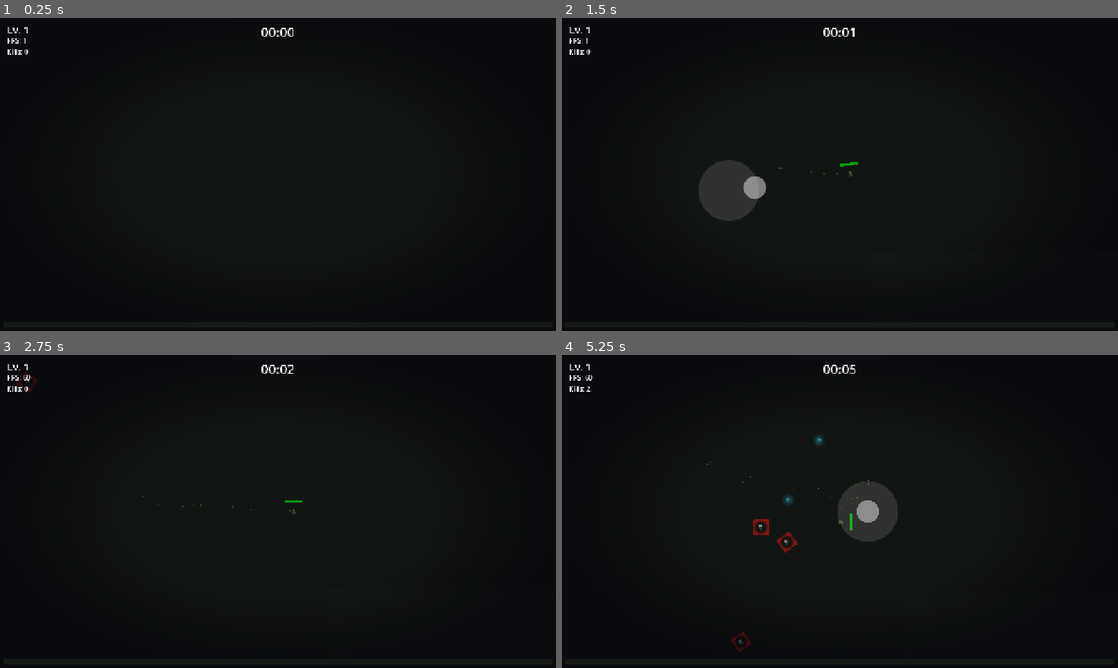
Above: before the commit, frames 1-4 (two rows, left to right).
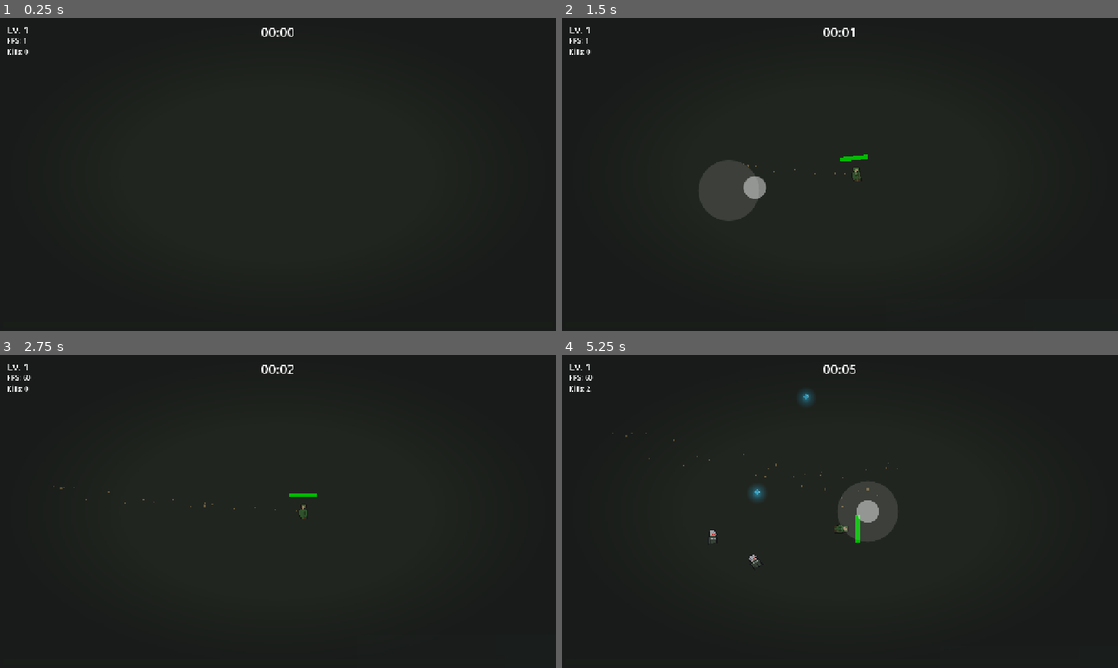
Above: after the commit, the same moments.

Repository: Lohreck/folk_survivor
Game: Godot game, scene res://scenes/main.tscn
The game is run twice, just before and just after one commit, with the same random seed, the same clock (stepped at 60 frames per second) and the same inputs.
Inputs (mouse positions are in pixels of both pictures, inside the frame that each line leads up to):
- Up to frame 1 (0.25 s): no input
- Up to frame 2 (1.5 s): tap Enter at 0.5 s; move the mouse to (962, 158) at 0.52 s; hold Right (ui_right) 0.53-1.25 s; tap R at 0.6 s; click (962, 158) at 0.67 s; drag from (728, 190) to (856, 174) at 1.27 s
- Up to frame 3 (2.75 s): move the mouse to (333, 442) at 2.02 s; hold Right (ui_right) from 2.03 s (still down); tap R at 2.1 s
- Up to frame 4 (5.25 s): release Right (ui_right) at 2.75 s; drag from (812, 574) to (856, 511) at 2.77 s; move the mouse to (1006, 558) at 3.52 s; hold Left (ui_left) 3.53-4.25 s; tap R at 3.6, 5.1 s; drag from (673, 464) to (823, 511) at 4.27 s; move the mouse to (867, 511) at 5.02 s; hold Down (ui_down) from 5.03 s (still down); click (867, 511) at 5.17 s

The runs differ from the first frame. In frame 2, 0.2% of the frame differs, in the area x 32-55%, y 43-53%; in frame 3, 0.2%; in frame 4, 0.9%, in the area x 9-61%, y 10-96%.

Commit message:
Lesbarkeit Fix 2: Kamera-Zoom + Glow-Vierecke entfernt (Screenshot-Diagnose)
Erster Grafik-Fix hatte kaum sichtbare Wirkung – Ursache per In-Game-
Screenshot-Skript (debug_shots.gd) gefunden:

1. KEIN Kamera-Zoom: 16-px-Figuren auf 1280x720 Bildschirm = ~2% Hohe.
   -> Camera2D zoom 1.6 (Genre-üblich, groesster Hebel)
2. Quadratische Rim-Glow-Sprites (35 px, alpha 0.85) ueberstrahlten die
   eigentlichen Sprites – Weg aus allen Gegner-Szenen, Sprite-Skalierung
   1.5x. Flyer-Rim-Ref -> get_node_or_null.
3. Atmosphaere weiter aufgehellt (0.72/0.73/0.78), Vignette 0.62 -> 0.32
   Alpha, Waldboden 0.18 statt 0.12.
4. _fit_fullscreen_sprite: Zoom-Korrektur NUR fuer follow_viewport-Layer
   (Nebel), nicht fuer Screen-Space (Vignette) – sonst Riss-Ecken.
5. Leshy-Glow entschaerft (0.6 Alpha, 1.0 Scale).

Verifiziert per Screenshot (vorher: Spieler unsichtbar, nur Farb-Vierecke;
nachher: Spieler + alle 3 Gegnertypen klar lesbar). Tests: 6/7/7 OK,
0 FEHLER.

Diff:
--- /dev/null
+++ b/debug_shots.gd
@@ -0,0 +1,66 @@
+extends SceneTree
+## Temporaerer Screenshot-Test (Danach loeschen): rendert echte Frames und
+## speichert Screenshots, um Lesbarkeit zu beurteilen.
+
+var _frames := 0
+var _main: Node
+var _shot_taken := 0
+
+
+func _initialize() -> void:
+	_main = load("res://scenes/main.tscn").instantiate()
+	root.add_child(_main)
+	current_scene = _main
+
+
+func _physics_process(_d: float) -> bool:
+	_frames += 1
+	if _frames == 60:
+		_setup()
+	if _frames == 150:
+		_shot("shot1_early.png")
+	if _frames == 240:
+		_shot("shot2_combat.png")
+		return true
+	return false
+
+
+func _setup() -> void:
+	var player: Node2D = _main.get_node("World/Player")
+	player.set_meta("arena_size", Vector2(4096, 4096))
+	player.global_position = Vector2(2048, 2048)
+	player.hp = 1000.0
+	player.max_hp = 1000.0
+	var em: Node = root.get_node_or_null("EnemyPoolManager")
+	var director: Node = root.get_node_or_null("SpawnDirector")
+	director.set("region", null)
+	# Szenen von Hand bestücken: 8 Kikimoras + 2 Domovoi + 2 Aitvaras.
+	for i in 8:
+		var e: Node2D = em.get_instance(&"enemies")
+		e.setup_from_data(load("res://resources/enemies/kikimora.tres"), 1.0, 1.0, false)
+		e.target = player
+		e.on_died = Callable()
+		e.global_position = player.global_position + Vector2.from_angle(TAU * i / 8.0) * randf_range(180, 320)
+	for i in 2:
+		var e: Node2D = em.get_instance(&"ranged_enemies")
+		e.setup_from_data(load("res://resources/enemies/domovoi.tres"), 1.0, 1.0, false)
+		e.target = player
+		e.on_died = Callable()
+		e.fire_projectile = _main._fire_enemy_projectile
+		e.global_position = player.global_position + Vector2.from_angle(TAU * i / 2.0 + 0.4) * 320.0
+	for i in 2:
+		var e: Node2D = em.get_instance(&"flyer_enemies")
+		e.setup_from_data(load("res://resources/enemies/aitvaras.tres"), 1.0, 1.0, false)
+		e.target = player
+		e.on_died = Callable()
+		e.fire_projectile = _main._fire_enemy_projectile
+		e.global_position = player.global_position + Vector2.from_angle(TAU * i / 2.0 + 1.9) * 260.0
+
+
+func _shot(file: String) -> void:
+	var img := root.get_viewport().get_texture().get_image()
+	var dir := "/private/var/folders/by/kwv07z_x0ts25n9flfw1nvk80000gn/T/opencode/shots/"
+	DirAccess.make_dir_recursive_absolute(dir)
+	img.save_png(dir + file)
+	_shot_taken += 1
+	print("Screenshot: ", file, " (", img.get_width(), "x", img.get_height(), ")")
--- a/scenes/enemies/flyer_enemy.gd
+++ b/scenes/enemies/flyer_enemy.gd
@@ -29,7 +29,7 @@
 var _hover_time := 0.0
 
 @onready var _body_visual: Sprite2D = $Body
-@onready var _rim_visual: Sprite2D = $Rim
+@onready var _rim_visual: Sprite2D = get_node_or_null("Rim")
 
 
 func _ready() -> void:
--- a/scenes/enemies/flyer_enemy.tscn
+++ b/scenes/enemies/flyer_enemy.tscn
@@ -6,31 +6,14 @@
 [sub_resource type="CircleShape2D" id="CircleShape2D_fly"]
 radius = 14.0
 
-[sub_resource type="Gradient" id="Gradient_fly"]
-offsets = PackedFloat32Array(0, 0.62, 1)
-colors = PackedColorArray(1, 0.55, 0.1, 0, 1, 0.55, 0.15, 0, 1, 0.75, 0.35, 0.85)
-
-[sub_resource type="GradientTexture2D" id="GradientTexture2D_fly"]
-gradient = SubResource("Gradient_fly")
-fill = 1
-fill_from = Vector2(0.5, 0.5)
-fill_to = Vector2(1, 0.5)
-width = 64
-height = 64
-
 [node name="FlyerEnemy" type="Area2D"]
 collision_layer = 2
 collision_mask = 0
 monitoring = false
 script = ExtResource("1")
 
-[node name="Rim" type="Sprite2D" parent="."]
-modulate = Color(1, 0.65, 0.3, 1)
-scale = Vector2(0.5, 0.5)
-texture = SubResource("GradientTexture2D_fly")
-
 [node name="Body" type="Sprite2D" parent="."]
-scale = Vector2(1.2, 1.2)
+scale = Vector2(1.5, 1.5)
 texture = ExtResource("2")
 
 [node name="CollisionShape2D" type="CollisionShape2D" parent="."]
--- a/scenes/enemies/leshy_boss.tscn
+++ b/scenes/enemies/leshy_boss.tscn
@@ -25,8 +25,8 @@
 script = ExtResource("1")
 
 [node name="Glow" type="Sprite2D" parent="."]
-modulate = Color(0.6, 1, 0.5, 1)
-scale = Vector2(1.2, 1.2)
+modulate = Color(0.6, 1, 0.5, 0.6)
+scale = Vector2(1.0, 1.0)
 texture = SubResource("GradientTexture2D_leshy_glow")
 
 [node name="Body" type="Sprite2D" parent="."]
--- a/scenes/enemies/ranged_enemy.tscn
+++ b/scenes/enemies/ranged_enemy.tscn
@@ -6,31 +6,14 @@
 [sub_resource type="CircleShape2D" id="CircleShape2D_1"]
 radius = 10.0
 
-[sub_resource type="Gradient" id="Gradient_rim"]
-offsets = PackedFloat32Array(0, 0.62, 1)
-colors = PackedColorArray(0.6, 0.35, 0.9, 0, 0.6, 0.35, 0.9, 0, 0.75, 0.5, 1, 0.85)
-
-[sub_resource type="GradientTexture2D" id="GradientTexture2D_rim"]
-gradient = SubResource("Gradient_rim")
-fill = 1
-fill_from = Vector2(0.5, 0.5)
-fill_to = Vector2(1, 0.5)
-width = 64
-height = 64
-
 [node name="RangedEnemy" type="Area2D"]
 collision_layer = 2
 collision_mask = 0
 monitoring = false
 script = ExtResource("1")
 
-[node name="Rim" type="Sprite2D" parent="."]
-modulate = Color(0.8, 0.5, 1, 1)
-scale = Vector2(0.5, 0.5)
-texture = SubResource("GradientTexture2D_rim")
-
 [node name="Body" type="Sprite2D" parent="."]
-scale = Vector2(1.2, 1.2)
+scale = Vector2(1.5, 1.5)
 texture = ExtResource("2")
 
 [node name="CollisionShape2D" type="CollisionShape2D" parent="."]
--- a/scenes/enemies/test_enemy.tscn
+++ b/scenes/enemies/test_enemy.tscn
@@ -6,30 +6,14 @@
 [sub_resource type="CircleShape2D" id="CircleShape2D_1"]
 radius = 10.0
 
-[sub_resource type="Gradient" id="Gradient_rim"]
-offsets = PackedFloat32Array(0, 0.62, 1)
-colors = PackedColorArray(0.95, 0.25, 0.2, 0, 0.95, 0.25, 0.2, 0, 1, 0.42, 0.3, 0.85)
-
-[sub_resource type="GradientTexture2D" id="GradientTexture2D_rim"]
-gradient = SubResource("Gradient_rim")
-fill = 1
-fill_from = Vector2(0.5, 0.5)
-fill_to = Vector2(1, 0.5)
-width = 64
-height = 64
-
 [node name="TestEnemy" type="Area2D"]
 collision_layer = 2
 collision_mask = 0
 monitoring = false
 script = ExtResource("1")
 
-[node name="Rim" type="Sprite2D" parent="."]
-modulate = Color(1, 0.3, 0.24, 1)
-scale = Vector2(0.55, 0.55)
-texture = SubResource("GradientTexture2D_rim")
-
 [node name="Body" type="Sprite2D" parent="."]
+scale = Vector2(1.5, 1.5)
 texture = ExtResource("2")
 
 [node name="CollisionShape2D" type="CollisionShape2D" parent="."]
--- a/scenes/main.gd
+++ b/scenes/main.gd
@@ -131,9 +131,9 @@
 	# Atmosphäre initialisieren (Diablo-1-Anmutung: Nacht + warmer Lichtkegel).
 	# Nach Playtest-Feedback (M2c) heller: Platzhalter-Sprites müssen lesbar
 	# sein – final wird das via Contrast/Palette gelöst, nicht per Nacht.
-	atmosphere.color = Color(0.6, 0.62, 0.68, 1)
+	atmosphere.color = Color(0.72, 0.73, 0.78, 1)
 	_fit_fullscreen_sprite(vignette_shade)
-	_fit_fullscreen_sprite(fog)
+	_fit_fullscreen_sprite(fog, true)
 	_update_hud()
 
 
@@ -467,11 +467,15 @@
 	xp_bar.value = player.xp_current
 
 
-## Skaliert ein Fullscreen-Sprite auf die aktuelle Viewport-Größe.
-## Sprite2D kennt keine Anker – deshalb zur Laufzeit einpassen (einmalig in
-## _ready, Stretch-Mode „expand" ändert die Fläche nur bei Rotation/Resize).
-func _fit_fullscreen_sprite(sprite: Sprite2D) -> void:
+## Skaliert ein Fullscreen-Sprite auf die sichtbare Fläche.
+## in_world_layers = true: Sprite lebt in einer follow_viewport-Layer (Nebel)
+## und wird vom Kamera-Zoom mitskaliert – dann muss es in WELTkoordinaten
+## kleiner sein (sichtbare Weltfläche = Viewport / Zoom).
+## Screen-Space-Layer (Vignette) nutzen die volle Viewport-Größe.
+func _fit_fullscreen_sprite(sprite: Sprite2D, in_world_layers := false) -> void:
 	var view_size := get_viewport_rect().size
+	if in_world_layers:
+		view_size /= camera.zoom
 	var tex_size := Vector2(sprite.texture.get_width(), sprite.texture.get_height())
 	if tex_size.x > 0.0 and tex_size.y > 0.0:
 		sprite.scale = Vector2(view_size.x / tex_size.x, view_size.y / tex_size.y)
--- a/scenes/main.tscn
+++ b/scenes/main.tscn
@@ -36,7 +36,7 @@
 
 [sub_resource type="Gradient" id="Gradient_vignette"]
 offsets = PackedFloat32Array(0, 0.55, 1)
-colors = PackedColorArray(0, 0, 0, 0, 0, 0, 0, 0, 0.02, 0.02, 0.05, 0.62)
+colors = PackedColorArray(0, 0, 0, 0, 0, 0, 0, 0, 0.02, 0.02, 0.05, 0.32)
 
 [sub_resource type="GradientTexture2D" id="GradientTexture2D_vignette"]
 gradient = SubResource("Gradient_vignette")
@@ -72,7 +72,7 @@
 [node name="Background" type="ColorRect" parent="World"]
 offset_right = 4096.0
 offset_bottom = 4096.0
-color = Color(0.12, 0.14, 0.11, 1)
+color = Color(0.18, 0.2, 0.16, 1)
 
 [node name="ArenaBorder" type="Line2D" parent="World"]
 points = PackedVector2Array(0, 0, 4096, 0, 4096, 4096, 0, 4096, 0, 0)
@@ -95,6 +95,7 @@
 shadow_filter = 1
 
 [node name="Body" type="Sprite2D" parent="World/Player"]
+scale = Vector2(1.5, 1.5)
 texture = ExtResource("7")
 
 [node name="HpBar" type="Node2D" parent="World/Player"]
@@ -112,6 +113,7 @@
 
 [node name="Camera2D" type="Camera2D" parent="World/Player"]
 position_smoothing_enabled = true
+zoom = Vector2(1.6, 1.6)
 
 [node name="MagnetArea" type="Area2D" parent="World/Player"]
 collision_layer = 0
Not shown: 1 places in scenes/enemies/flyer_enemy.tscn that only renumber resources
Not shown: 1 places in scenes/enemies/ranged_enemy.tscn that only renumber resources
Not shown: 1 places in scenes/enemies/test_enemy.tscn that only renumber resources
